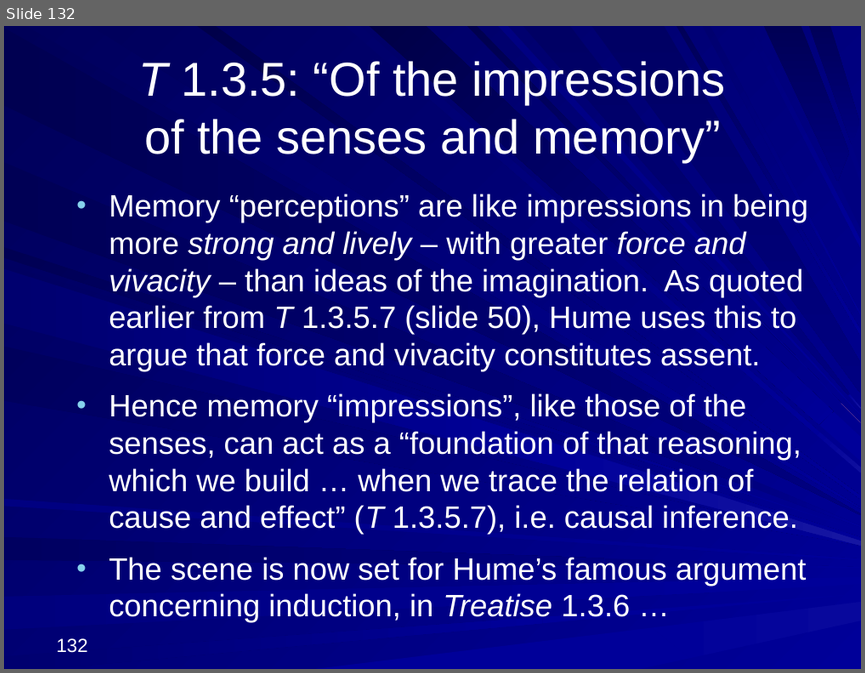
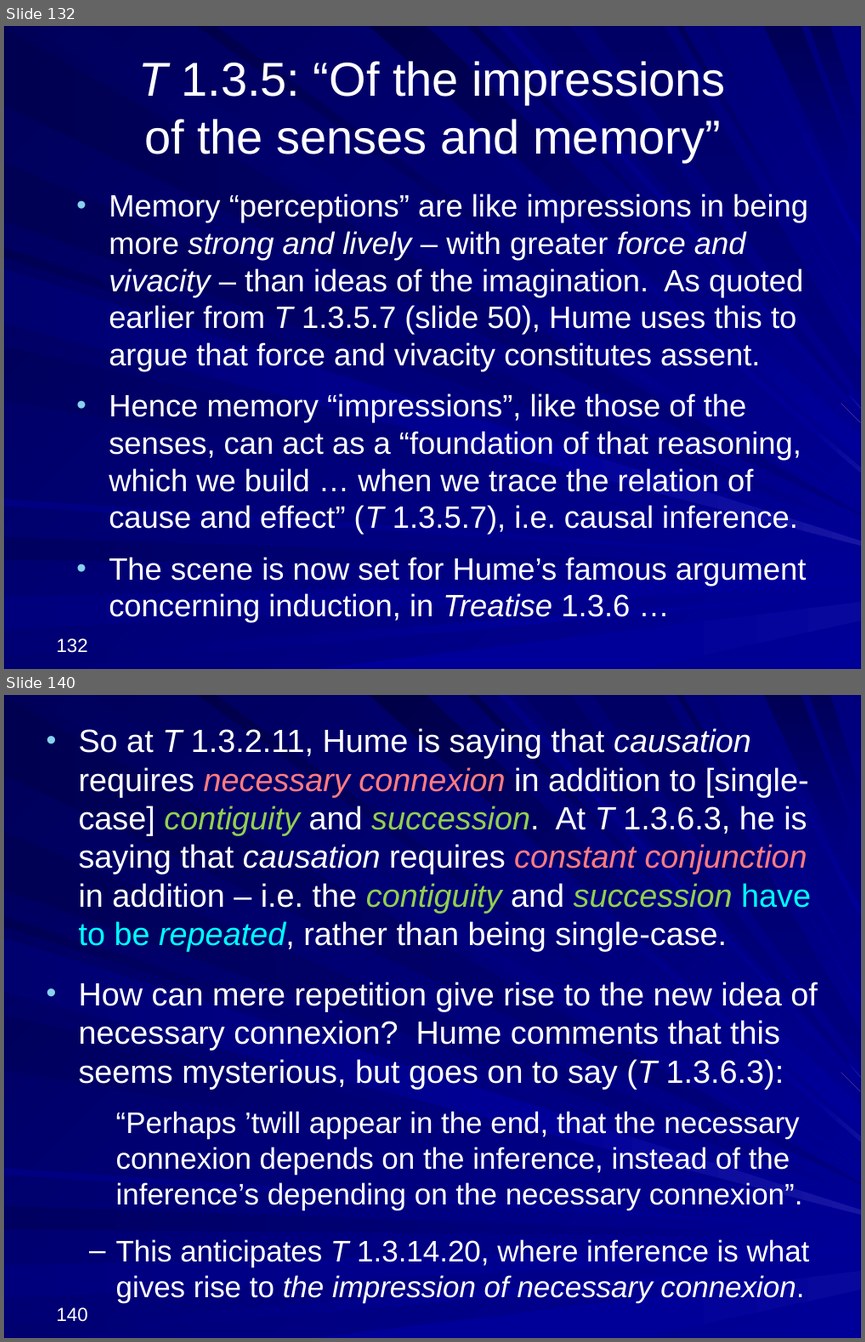
Before and after one commit to englishphilosophy/hume-texts-online, a slide deck: teaching/lectures/2025_Hume_MT_current.pptx. Shown one above the other, each under a label of ours: slide 132 before the commit, slides 132 and 140 after it; the slides between them are not shown. The pictures are 865x673 and 865x1342 pixels, drawn with LibreOffice and Linux fonts; fonts in the diff are those of the drawing. Boxes give left, top, right and bottom in pixels: in the first picture for what was removed or moved away, otherwise in the second. Text is boxed around its words. In the diff, an @@ line names an element or a change of style, - is before the commit and + after.

Commit message:
Uploading Hume lecture 4

```diff
--- a/teaching/lectures/2025_Hume_MT_current.pptx
+++ b/teaching/lectures/2025_Hume_MT_current.pptx
@@ slide 140 added at (x1=4, y1=695, x2=861, y2=1338), background gradient #000078 to #000099; not listed: 37 template elements that a slide beside it also shows @@
@@ text added at (x1=79, y1=728, x2=817, y2=1303), 27 pt, text #FFFFFF @@
+• So at T 1.3.2.11, Hume is saying that causation requires necessary connexion in addition to [single-case] contiguity and succession. At T 1.3.6.3, he is saying that causation requires constant conjunction in addition – i.e. the contiguity and succession have to be repeated, rather than being single-case.
+• How can mere repetition give rise to the new idea of necessary connexion? Hume comments that this seems mysterious, but goes on to say (T 1.3.6.3):
+  “Perhaps ’twill appear in the end, that the necessary connexion depends on the inference, instead of the inference’s depending on the necessary connexion”.
+  – This anticipates T 1.3.14.20, where inference is what gives rise to the impression of necessary connexion.
@@ page number added at (x1=57, y1=1307, x2=88, y2=1321), 16 pt, text #FFFFFF @@
+140
```
Also in this commit, not shown: 41 other slides added, 2 other files.
